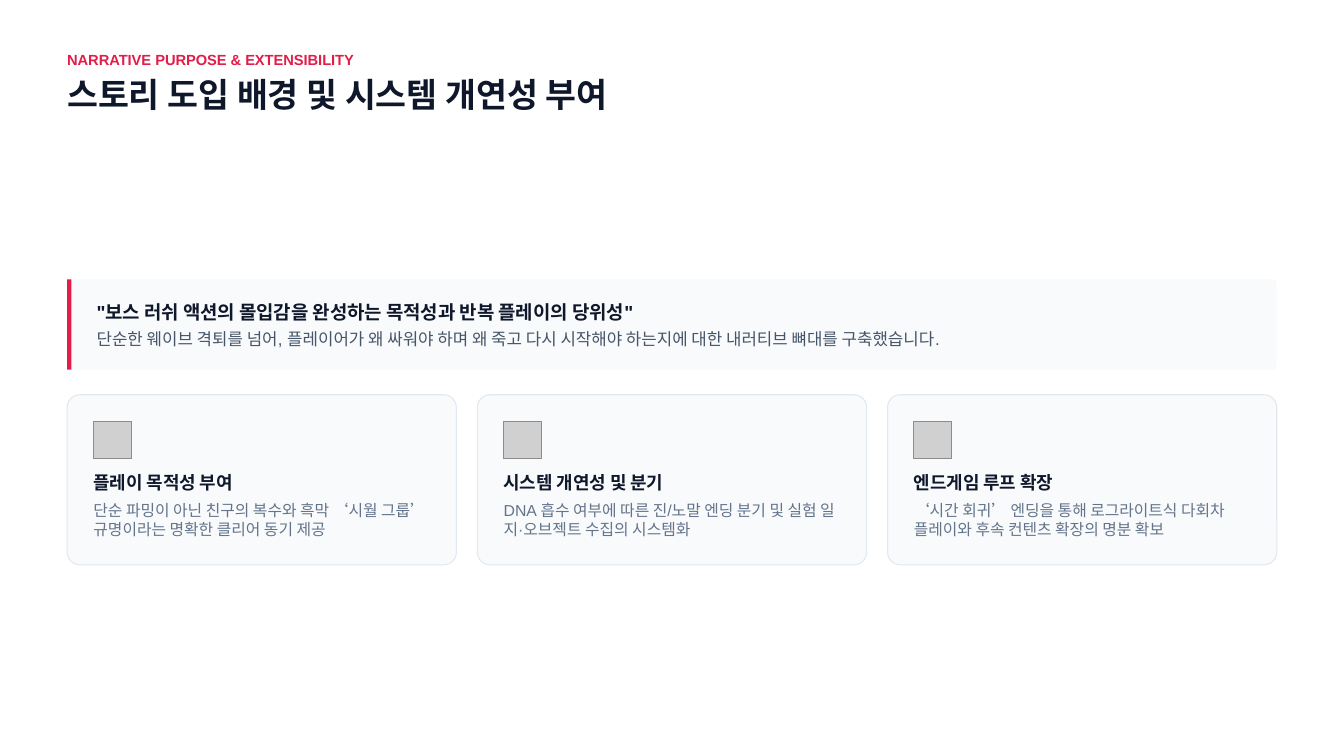
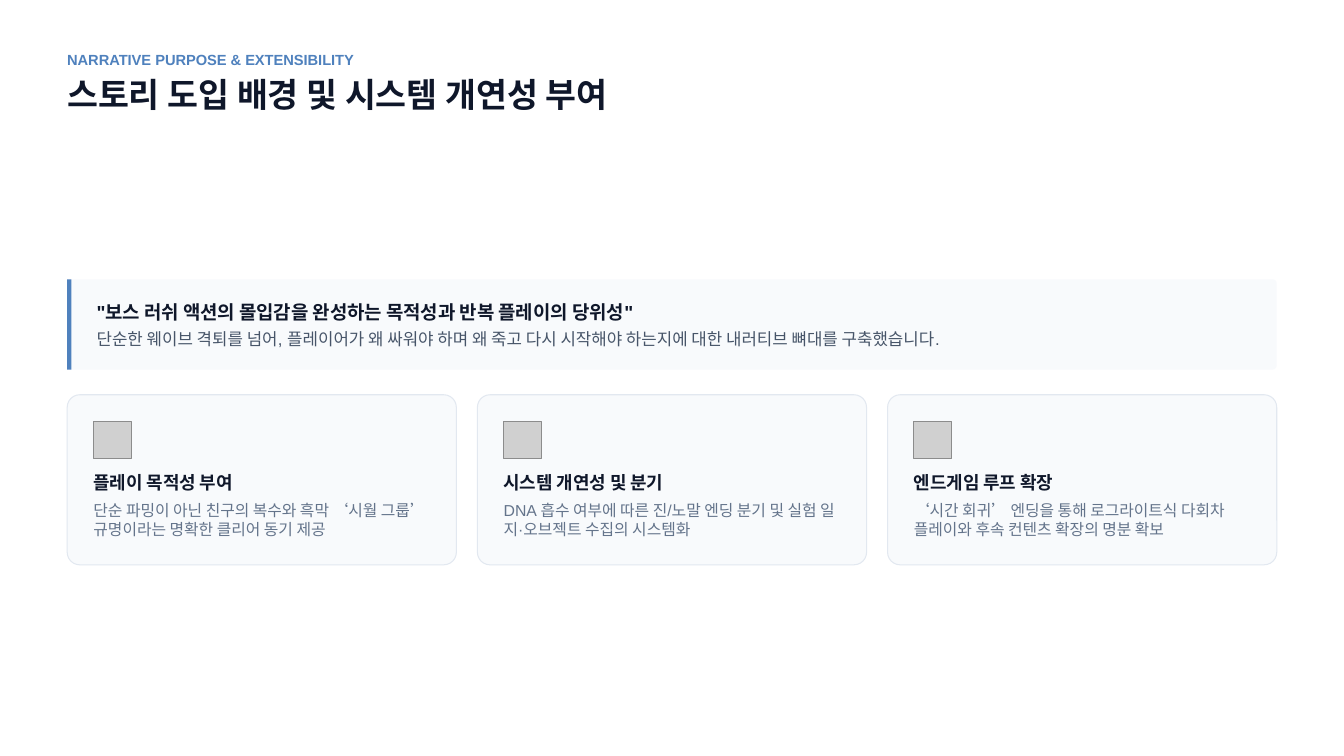
Before and after one commit to gitgiung/SBSAcademy_Team01, a slide deck: slide 14 of 좀비소울 프로젝트 개발 현황 보고.pptx (slide 13 before the commit). Drawn at 1344x756 pixels with LibreOffice and Linux fonts; fonts in the diff are those of the drawing; grey boxes stand for pictures; background and template pictures are left out. Boxes give left, top, right and bottom in pixels: in the first picture for what was removed or moved away, otherwise in the second. Text is boxed around its words. In the diff, an @@ line names an element or a change of style, - is before the commit and + after.

```diff
--- a/좀비소울 프로젝트 개발 현황 보고.pptx
+++ b/좀비소울 프로젝트 개발 현황 보고.pptx
@@ text "NARRATIVE PURPOSE & EXTENSIBILITY" at (67, 55, 354, 65): text colour #E11D48 to #4F81BD @@
@@ rectangle at (68, 279, 72, 370): fill #E11D48 to #4F81BD @@
```
Also in this commit, not shown: 9 other slides changed, 1 slide added, 11 other files.
